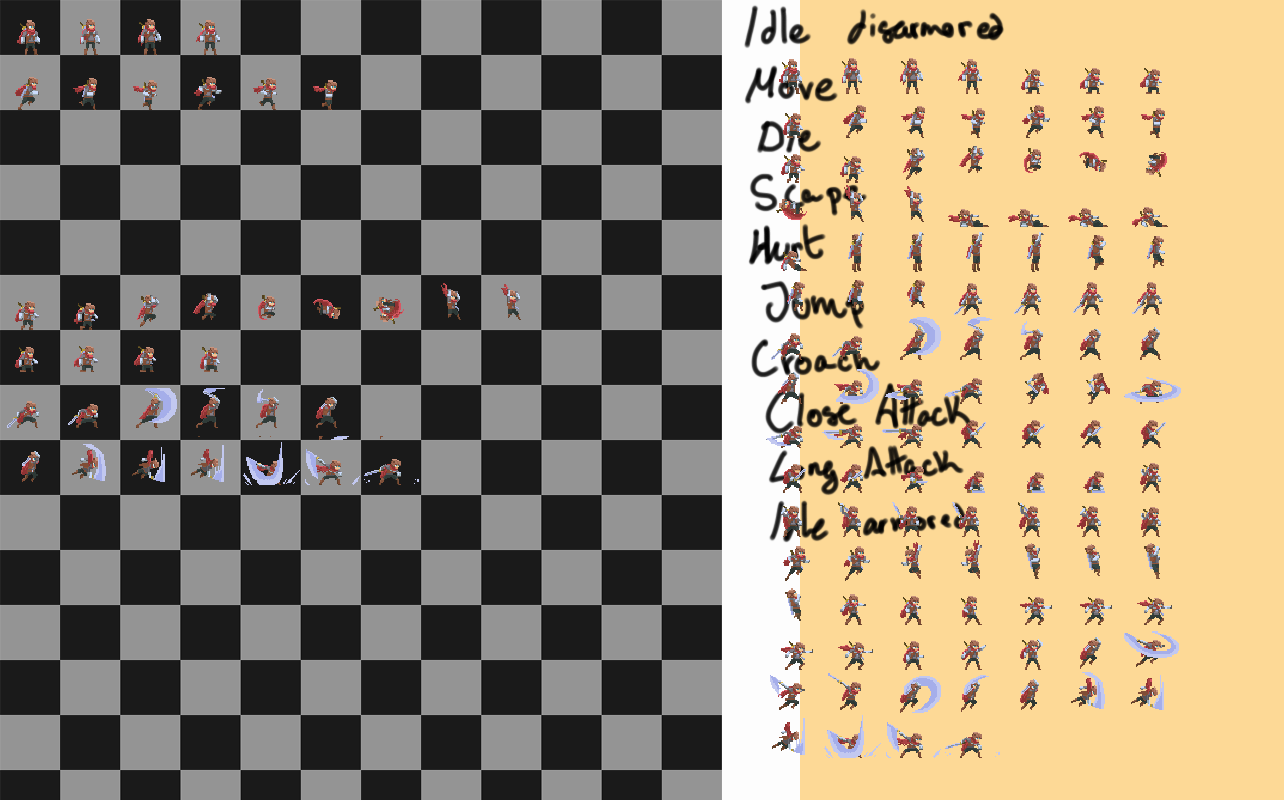
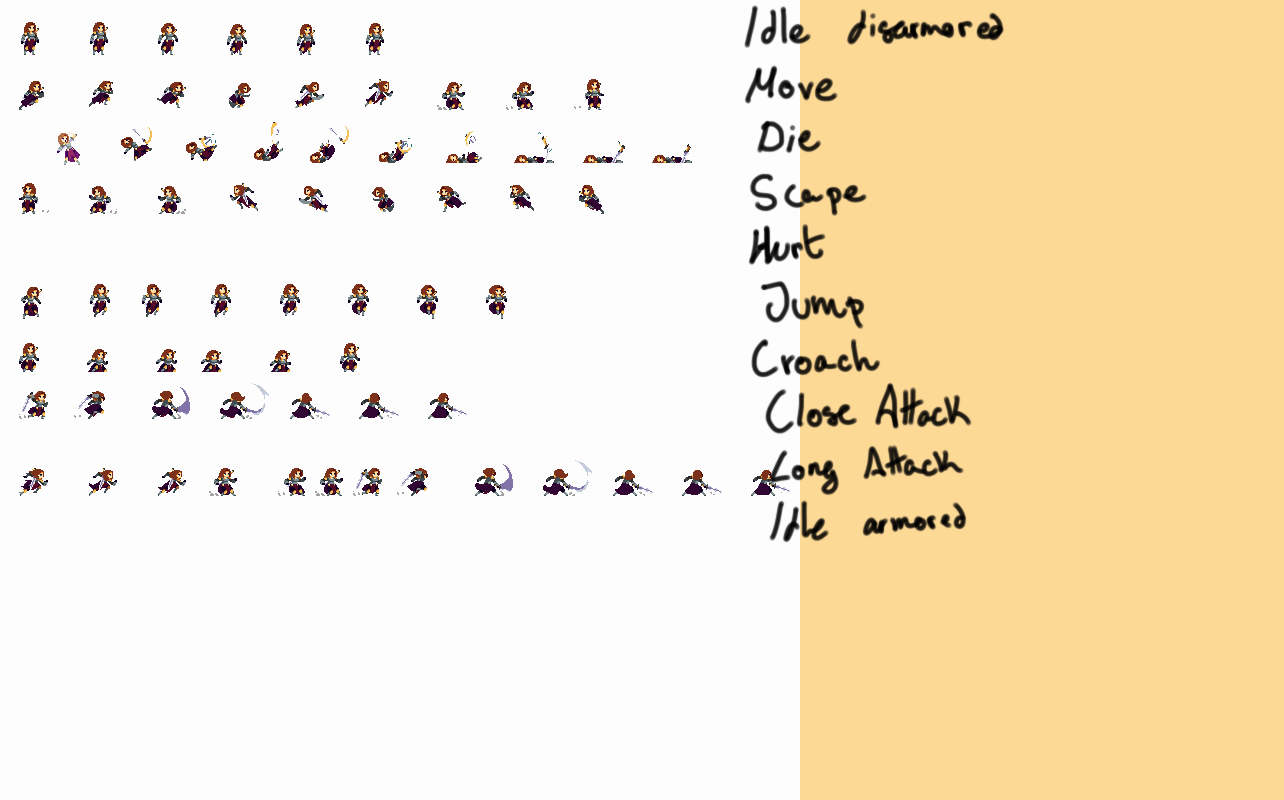
Comparing the layer stacks of the two 1284×800 images. Changes:
hid group "MALE" (1st of 2) (7 layers) over [7, 19, 1181, 758]
showed group "FEMALE" (9 layers) over [19, 22, 793, 768]
hid "tile copy 6" over [0, 0, 722, 800]
